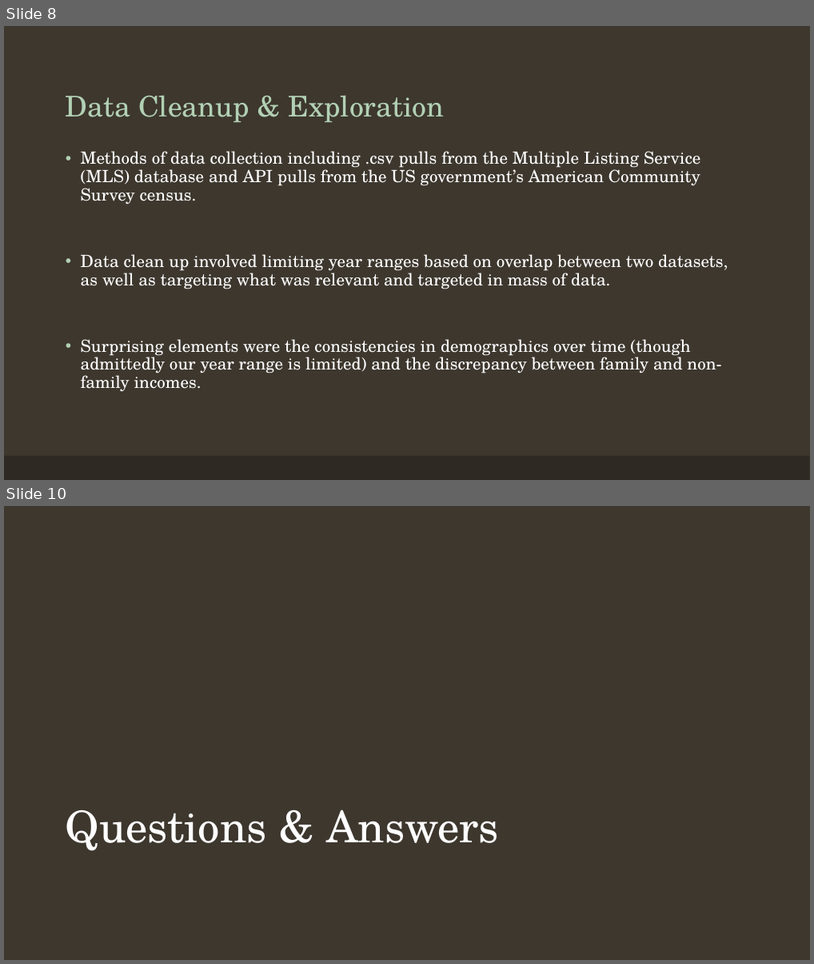
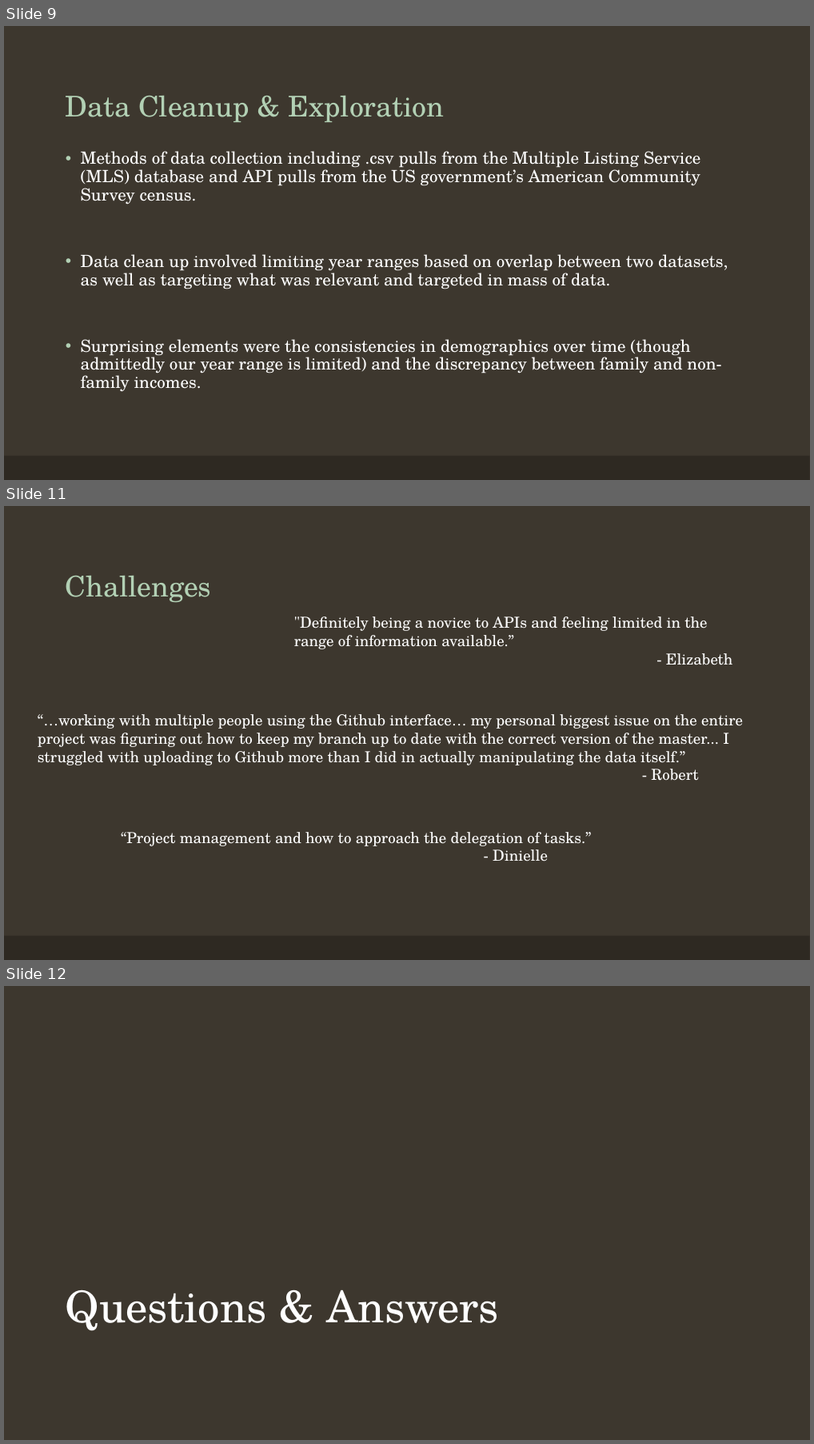
Before and after one commit to elizabethjaye/Project1-Repository, a slide deck: Housing in Orange County, FL.pptx. Shown one above the other, each under a label of ours: slides 8 and 10 before the commit, slides 9, 11 and 12 after it; the slides between them are not shown. The pictures are 814x964 and 814x1444 pixels, drawn with LibreOffice and Linux fonts; fonts in the diff are those of the drawing; background and template pictures are left out. Boxes give left, top, right and bottom in pixels: in the first picture for what was removed or moved away, otherwise in the second. Text is boxed around its words. In the diff, an @@ line names an element or a change of style, - is before the commit and + after.

Commit message:
adding summary from Dolly. modifying text based slides, minor formatting of plot slide titles

```diff
--- a/Housing in Orange County, FL.pptx
+++ b/Housing in Orange County, FL.pptx
@@ slide 11 added at (x1=4, y1=506, x2=810, y2=960), background #3D372E; not listed: 1 template element that a slide beside it also shows @@
@@ title added at (x1=66, y1=576, x2=212, y2=602), 34 pt, text #B2D0B4 @@
+Challenges
@@ text added at (x1=294, y1=616, x2=733, y2=665), 18 pt, text #FFFFFF @@
+"Definitely being a novice to APIs and feeling limited in the range of information available.”
+- Elizabeth
@@ text added at (x1=38, y1=714, x2=743, y2=780), 18 pt, text #FFFFFF @@
+“…working with multiple people using the Github interface… my personal biggest issue on the entire project was figuring out how to keep my branch up to date with the correct version of the master... I struggled with uploading to Github more than I did in actually manipulating the data itself.”
+- Robert
@@ text added at (x1=121, y1=832, x2=591, y2=861), 18 pt, text #FFFFFF @@
+“Project management and how to approach the delegation of tasks.”
+- Dinielle
@@ what was slide 8 is now slide 9 @@
@@ what was slide 10 is now slide 12 @@
```
Also in this commit, not shown: 4 slides changed, 3 other slides added, 2 slides removed, 1 other file.
